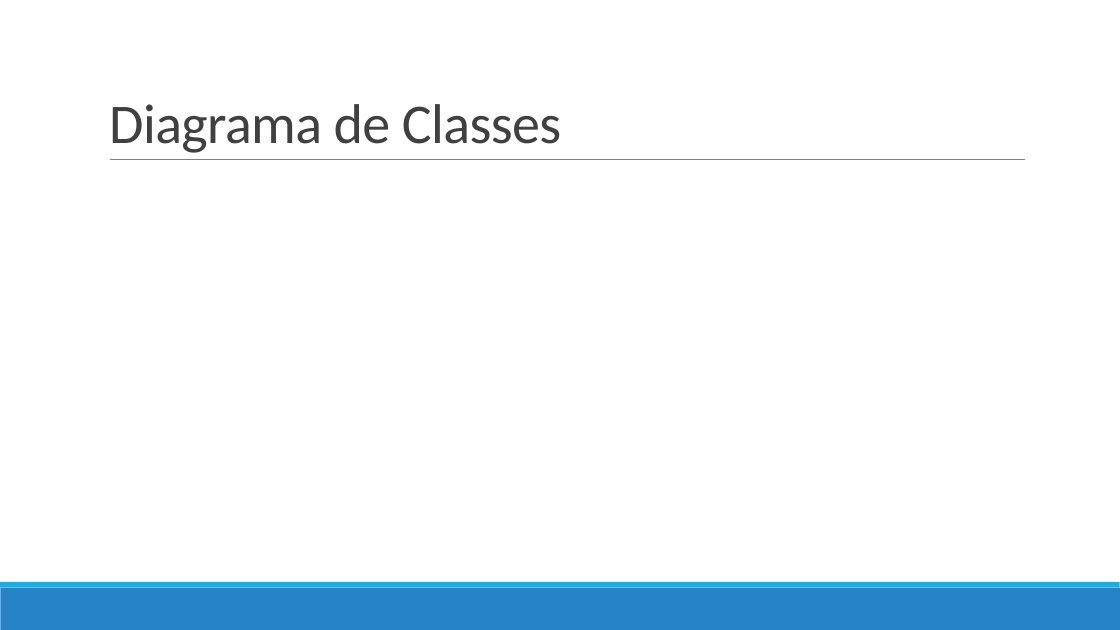
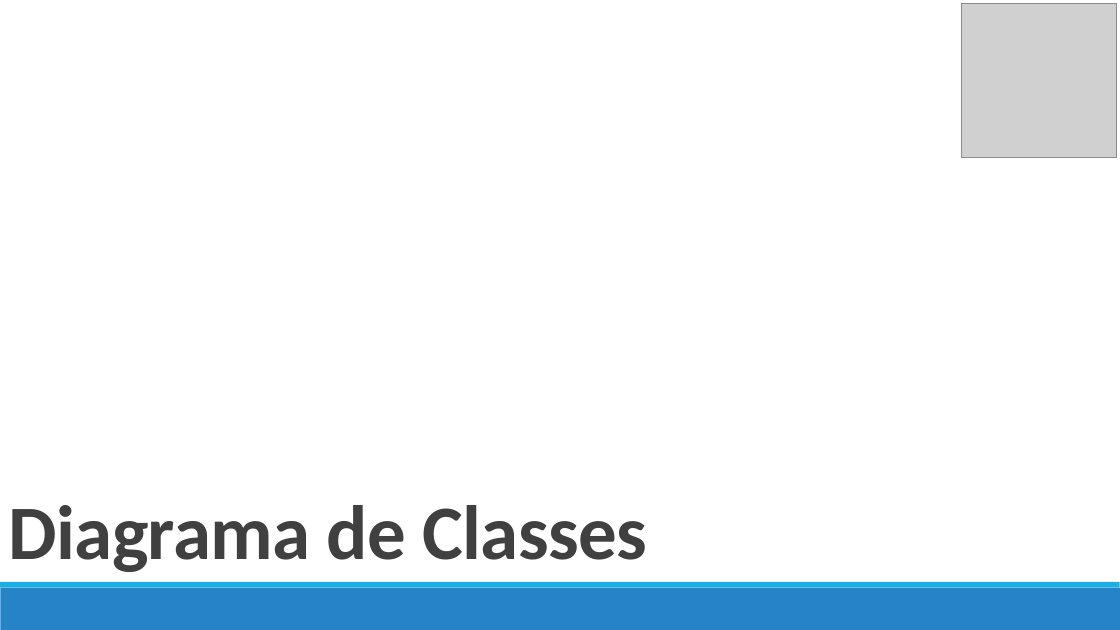
Before and after one commit to carlosjacinto/AC6, a slide deck: slide 5 of Safe Street 29-03.pptx. Drawn at 1120x630 pixels with LibreOffice and Linux fonts; fonts in the diff are those of the drawing; grey boxes stand for pictures. Boxes give left, top, right and bottom in pixels: in the first picture for what was removed or moved away, otherwise in the second. Text is boxed around its words. In the diff, an @@ line names an element or a change of style, - is before the commit and + after.

```diff
--- a/Safe Street 29-03.pptx
+++ b/Safe Street 29-03.pptx
@@ text "Diagrama de Classes": place and size @@
-text "Diagrama de Classes" at box(109, 104, 562, 153)
+text "Diagrama de Classes" at box(8, 505, 647, 572)
@@ text "Diagrama de Classes" at box(8, 505, 647, 572): size 48 to 66 pt, bold on @@
@@ picture added at box(961, 3, 1117, 158) @@
@@ rectangle added at box(55, 119, 1044, 221), fill #FFFFFF @@
@@ line removed from (110, 160) to (1026, 160) @@
```
Also in this commit, not shown: 3 other slides changed, 5 slides added, 1 slide removed.
